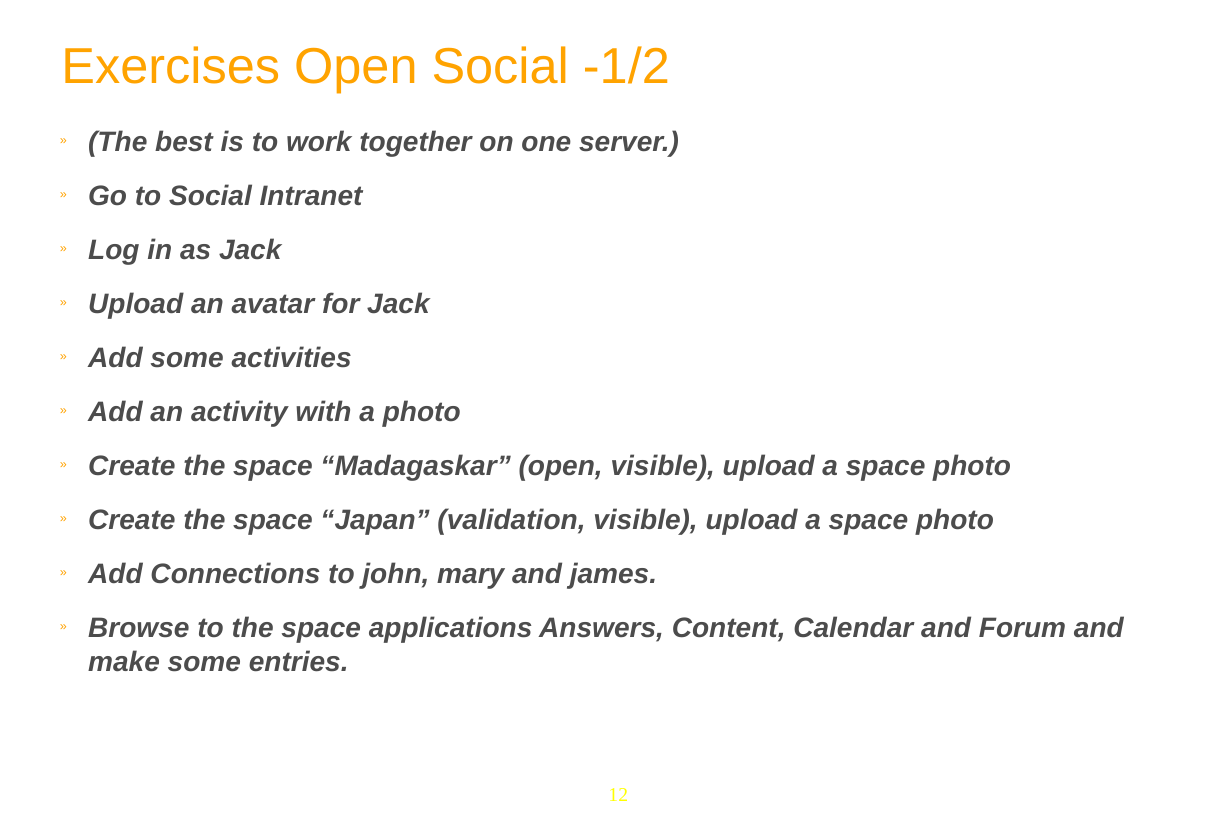
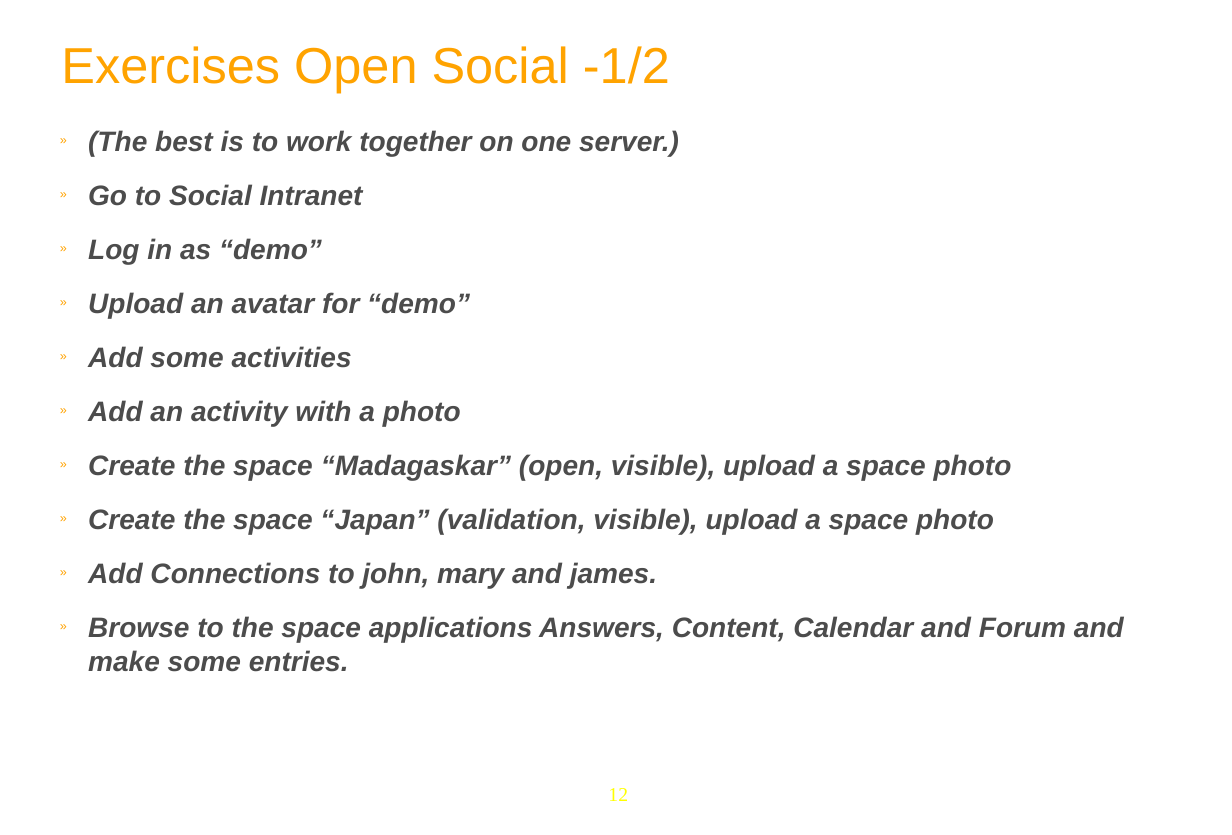
Before and after one commit to anhvurz90/training, a slide deck: slide 12 of slides/exo-fundamentals/en/110-Social-XFund-en.ppt. Drawn at 1232x835 pixels with LibreOffice and Linux fonts; fonts in the diff are those of the drawing; background and template pictures are left out. Boxes give left, top, right and bottom in pixels: in the first picture for what was removed or moved away, otherwise in the second. Text is boxed around its words. In the diff, an @@ line names an element or a change of style, - is before the commit and + after.

```diff
--- a/slides/exo-fundamentals/en/110-Social-XFund-en.ppt
+++ b/slides/exo-fundamentals/en/110-Social-XFund-en.ppt
@@ text at [88,238,470,318]: text changed @@
-» Log in as Jack
-» Upload an avatar for Jack
+» Log in as “demo”
+» Upload an avatar for “demo”
```
Also in this commit, not shown: 6 other files.
